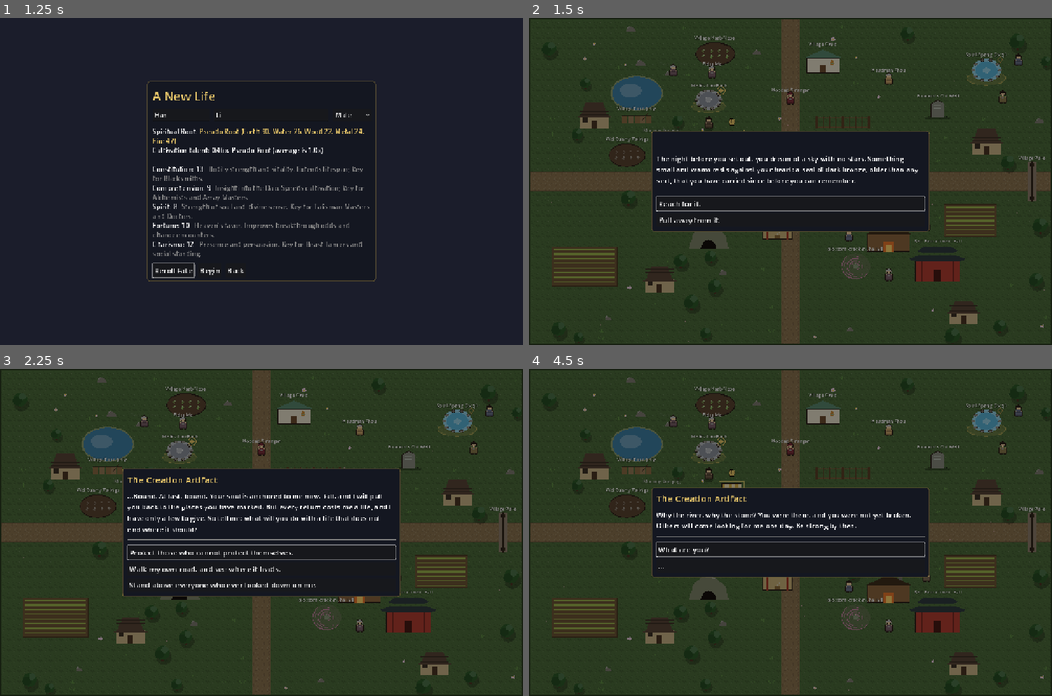
Above: before the commit, frames 1-4 (two rows, left to right).
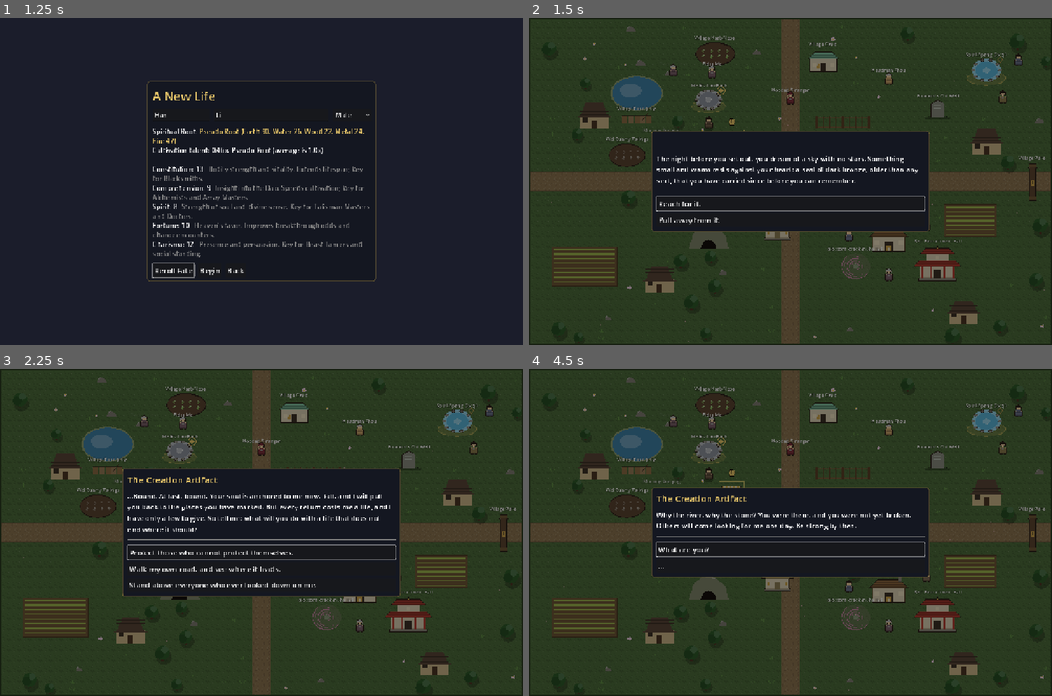
Above: after the commit, the same moments.

Repository: samridghimire/cultivation-game
Game: Godot game, scene res://src/ui/main_menu.tscn
Same seed, same stepped clock (60 frames per second), same inputs: the game is played once before the commit and once after it.
Inputs:
- Up to frame 1 (1.25 s): click "New Game" at 0.5 s
- Up to frame 2 (1.5 s): click "Begin" at 1.25 s
- Up to frame 3 (2.25 s): click "Reach for it." at 2 s
- Up to frame 4 (4.5 s): click "Protect those who cannot prot…" at 2.75 s; click "What are you?" at 3.5 s; click "Why me?" at 4.25 s

Frame 1 is identical in both runs. In frame 2, 1.6% of the frame differs, in the area x 44-98%, y 9-81%; in frame 3, 1.2%; in frame 4, 1.8%, in the area x 36-98%, y 9-81%.

Commit message:
[GFX-021] Pixel buildings until the pack lands
PixelPlace generates 9 village kinds (merchant, workshop, sect_hall, clinic, orphanage, family_home, bounty_board, travel h/v, auction) as outlined pixel art at Sprites.scale(), base-aligned to the place rect; PlaceArt.draw uses it first, vector art stays as fallback.
Viewed qingshi_village, fallen_star_market, azure_peak at 1280x800: buildings read as pixel art at the villagers' pixel size, merchant awnings differ by colour, gates show both orientations, no building covers its label.

Follow-ups: nature places/landmarks are GFX-022.

Co-Authored-By: Claude Sonnet 5.5 <noreply@anthropic.com>
Claude-Session: https://claude.ai/code/session_01L4vu8woAuXY4Ks2dfkUDN1

Diff:
--- /dev/null
+++ b/src/world/pixel_place.gd
@@ -0,0 +1,281 @@
+class_name PixelPlace
+extends RefCounted
+## Generated pixel-art buildings and stalls (GFX-021): village places use these until a sprite pack is mapped
+## in data/sprites.json (GFX-002/003). Each kind is a small canvas of text rows (one char per pixel, drawn at
+## Sprites.scale()), assembled from rectangles and hip roofs, then outlined on its silhouette edge.
+## . transparent, o outline, w wall, W wall shade, r roof (the place colour), R roof shade, h roof highlight,
+## d door / dark opening, t timber, T timber shade, p paper / window, g gold trim, s stone, S stone shade.
+## Rendering only: pure and deterministic, no node access.
+
+const KINDS := ["merchant", "workshop", "sect_hall", "clinic", "orphanage", "family_home", "bounty_board", "travel", "auction"]
+const PALETTE := ".owWrRhdtTpgsS"
+const OUTLINE := Color("2b2118")
+const DOOR := Color("3a2f26")
+const COLORS := {
+	"o": OUTLINE, "w": Color("d9cdb4"), "W": Color("b3a68c"), "d": DOOR, "t": Color("6e5636"), "T": Color("4f3d26"),
+	"p": Color("e8dcc0"), "g": Color("c9a24a"), "s": Color("8a8478"), "S": Color("6a6559"),
+}
+
+static var _cache: Dictionary = {}
+
+
+static func supports(kind: String) -> bool:
+	return KINDS.has(kind)
+
+
+## Pixel size of the template for `kind` (travel flips with the gate's orientation).
+static func template_size(kind: String, horizontal: bool = true) -> Vector2i:
+	var r := rows(kind, horizontal)
+	return Vector2i(r[0].length(), r.size()) if not r.is_empty() else Vector2i.ZERO
+
+
+static func texture(kind: String, size: Vector2, color: Color) -> ImageTexture:
+	var horizontal := size.x >= size.y
+	var key := "%s|%s|%s" % [kind, color.to_html(), horizontal if kind == "travel" else true]
+	if _cache.has(key):
+		return _cache[key]
+	var r := rows(kind, horizontal)
+	var img := Image.create(r[0].length(), r.size(), false, Image.FORMAT_RGBA8)
+	var palette := COLORS.duplicate()
+	palette["r"] = color
+	palette["R"] = color.darkened(0.3)
+	palette["h"] = color.lightened(0.2)
+	for y in r.size():
+		for x in r[y].length():
+			var ch := r[y][x]
+			img.set_pixel(x, y, palette[ch] if palette.has(ch) else Color(0, 0, 0, 0))
+	var tex := ImageTexture.create_from_image(img)
+	_cache[key] = tex
+	return tex
+
+
+## Template rows for `kind` (empty for unsupported kinds); each row has the same length.
+static func rows(kind: String, horizontal: bool = true) -> Array[String]:
+	var c: Array
+	match kind:
+		"merchant":
+			c = _merchant()
+		"workshop":
+			c = _workshop()
+		"sect_hall":
+			c = _sect_hall()
+		"clinic":
+			c = _clinic()
+		"orphanage":
+			c = _orphanage()
+		"family_home":
+			c = _family_home()
+		"bounty_board":
+			c = _bounty_board()
+		"auction":
+			c = _auction()
+		"travel":
+			c = _gate_h() if horizontal else _gate_v()
+		_:
+			return []
+	_outline(c)
+	var out: Array[String] = []
+	for row: Array in c:
+		out.append("".join(row))
+	return out
+
+
+static func _canvas(w: int, h: int) -> Array:
+	var c: Array = []
+	for y in h:
+		var row: Array = []
+		row.resize(w)
+		row.fill(".")
+		c.append(row)
+	return c
+
+
+static func _rect(c: Array, x: int, y: int, w: int, h: int, ch: String) -> void:
+	for yy in range(maxi(y, 0), mini(y + h, c.size())):
+		for xx in range(maxi(x, 0), mini(x + w, c[yy].size())):
+			c[yy][xx] = ch
+
+
+## A filled box with the bottom row and right column in the shade char (light from the top-left).
+static func _box(c: Array, x: int, y: int, w: int, h: int, main: String, shade: String) -> void:
+	_rect(c, x, y, w, h, main)
+	_rect(c, x, y + h - 1, w, 1, shade)
+	_rect(c, x + w - 1, y, 1, h, shade)
+
+
+## A hip roof: row i is inset (h-1-i) pixels, highlight on top/left, shade at the bottom/right, a tile line every 3rd row.
+static func _roof(c: Array, x: int, y: int, w: int, h: int) -> void:
+	for i in h:
+		var inset := h - 1 - i
+		var rw := w - 2 * inset
+		var rx := x + inset
+		_rect(c, rx, y + i, rw, 1, "h" if i == 0 else ("R" if i % 3 == 2 else "r"))
+		if i > 0:
+			_rect(c, rx, y + i, 1, 1, "h")
+			_rect(c, rx + rw - 1, y + i, 1, 1, "R")
+	_rect(c, x, y + h - 1, w, 1, "R")
+
+
+static func _outline(c: Array) -> void:
+	var edge: Array[Vector2i] = []
+	var h := c.size()
+	var w: int = c[0].size()
+	for y in h:
+		for x in w:
+			if c[y][x] == ".":
+				continue
+			for d: Vector2i in [Vector2i(1, 0), Vector2i(-1, 0), Vector2i(0, 1), Vector2i(0, -1)]:
+				var nx := x + d.x
+				var ny := y + d.y
+				if nx < 0 or ny < 0 or nx >= w or ny >= h or c[ny][nx] == ".":
+					edge.append(Vector2i(x, y))
+					break
+	for p in edge:
+		c[p.y][p.x] = "o"
+
+
+static func _merchant() -> Array:
+	var c := _canvas(30, 28)
+	_rect(c, 2, 8, 2, 20, "t")
+	_rect(c, 26, 8, 2, 20, "t")
+	_rect(c, 4, 10, 22, 9, "d")
+	_rect(c, 6, 15, 3, 3, "h")
+	_rect(c, 12, 14, 3, 4, "g")
+	_rect(c, 18, 15, 3, 3, "h")
+	_rect(c, 23, 16, 2, 2, "p")
+	_box(c, 3, 19, 24, 9, "t", "T")
+	for x in 30:
+		var red := (x / 3) % 2 == 0
+		_rect(c, x, 1, 1, 8, "r" if red else "p")
+		if red:
+			_rect(c, x, 1, 1, 1, "h")
+			_rect(c, x, 8, 1, 1, "R")
+	return c
+
+
+static func _workshop() -> Array:
+	var c := _canvas(64, 44)
+	_box(c, 6, 20, 52, 24, "w", "W")
+	_rect(c, 6, 20, 2, 24, "t")
+	_rect(c, 56, 20, 2, 24, "T")
+	_rect(c, 10, 27, 8, 6, "p")
+	_rect(c, 46, 27, 8, 6, "p")
+	_rect(c, 26, 29, 12, 15, "d")
+	_rect(c, 28, 35, 8, 9, "g")
+	_rect(c, 30, 38, 4, 6, "p")
+	_roof(c, 2, 8, 60, 14)
+	_box(c, 46, 0, 6, 12, "s", "S")
+	return c
+
+
+static func _sect_hall() -> Array:
+	var c := _canvas(78, 54)
+	_box(c, 10, 49, 58, 5, "s", "S")
+	_box(c, 12, 30, 54, 19, "w", "W")
+	for px in [14, 28, 48, 62]:
+		_rect(c, px, 30, 3, 19, "r")
+	_rect(c, 34, 36, 10, 13, "d")
+	_roof(c, 2, 22, 74, 10)
+	_box(c, 22, 13, 34, 10, "w", "W")
+	_rect(c, 36, 16, 6, 5, "p")
+	_roof(c, 12, 3, 54, 10)
+	_rect(c, 26, 3, 26, 1, "g")
+	_rect(c, 38, 0, 2, 4, "g")
+	return c
+
+
+static func _clinic() -> Array:
+	var c := _canvas(50, 36)
+	_box(c, 4, 14, 42, 22, "w", "W")
+	_rect(c, 8, 21, 7, 7, "p")
+	_rect(c, 35, 21, 7, 7, "p")
+	_rect(c, 21, 22, 8, 14, "d")
+	_rect(c, 17, 20, 1, 3, "t")
+	_rect(c, 16, 23, 3, 3, "g")
+	_rect(c, 15, 26, 5, 4, "g")
+	_roof(c, 1, 4, 48, 11)
+	return c
+
+
+static func _orphanage() -> Array:
+	var c := _canvas(54, 38)
+	_box(c, 6, 34, 42, 4, "s", "S")
+	_box(c, 8, 18, 38, 17, "w", "W")
+	_rect(c, 23, 23, 8, 12, "R")
+	_rect(c, 29, 29, 1, 1, "g")
+	_rect(c, 11, 24, 3, 5, "g")
+	_rect(c, 40, 24, 3, 5, "g")
+	_roof(c, 1, 4, 52, 15)
+	_rect(c, 20, 3, 14, 2, "g")
+	return c
+
+
+static func _family_home() -> Array:
+	var c := _canvas(40, 30)
+	_box(c, 4, 13, 32, 17, "w", "W")
+	_rect(c, 7, 18, 6, 5, "g")
+	_rect(c, 27, 18, 6, 5, "g")
+	_rect(c, 17, 19, 7, 11, "d")
+	_roof(c, 1, 3, 38, 11)
+	_box(c, 28, 0, 4, 7, "s", "S")
+	return c
+
+
+static func _bounty_board() -> Array:
+	var c := _canvas(34, 28)
+	_rect(c, 3, 6, 3, 22, "t")
+	_rect(c, 28, 6, 3, 22, "T")
+	_box(c, 1, 3, 32, 17, "t", "T")
+	_rect(c, 3, 5, 28, 13, "w")
+	for n: Array in [[5, 7, 6, 7], [14, 6, 6, 8], [23, 8, 6, 6]]:
+		_rect(c, n[0], n[1], n[2], n[3], "p")
+		_rect(c, n[0] + 1, n[1] + 2, n[2] - 2, 1, "d")
+	return c
+
+
+static func _auction() -> Array:
+	var c := _canvas(68, 48)
+	_box(c, 6, 44, 56, 4, "s", "S")
+	_box(c, 8, 22, 52, 23, "w", "W")
+	_rect(c, 8, 22, 2, 23, "t")
+	_rect(c, 58, 22, 2, 23, "T")
+	_rect(c, 12, 28, 7, 7, "p")
+	_rect(c, 49, 28, 7, 7, "p")
+	_rect(c, 27, 34, 14, 11, "d")
+	_roof(c, 1, 8, 66, 15)
+	_rect(c, 20, 8, 28, 1, "g")
+	_rect(c, 30, 20, 8, 13, "R")
+	_rect(c, 30, 20, 8, 2, "g")
+	_rect(c, 33, 26, 2, 4, "g")
+	_rect(c, 33, 0, 1, 8, "t")
+	_rect(c, 34, 0, 5, 3, "R")
+	return c
+
+
+static func _gate_h() -> Array:
+	var c := _canvas(58, 18)
+	_box(c, 2, 4, 5, 14, "t", "T")
+	_box(c, 51, 4, 5, 14, "t", "T")
+	_rect(c, 1, 16, 7, 2, "s")
+	_rect(c, 50, 16, 7, 2, "s")
+	_box(c, 7, 5, 44, 3, "t", "T")
+	_rect(c, 0, 0, 58, 4, "r")
+	_rect(c, 0, 0, 58, 1, "h")
+	_rect(c, 0, 3, 58, 1, "R")
+	_rect(c, 24, 8, 10, 5, "g")
+	_rect(c, 27, 10, 4, 1, "d")
+	return c
+
+
+## The same gate seen side-on: end posts at the top and bottom, the roof beam running between them.
+static func _gate_v() -> Array:
+	var c := _canvas(18, 58)
+	_box(c, 3, 0, 12, 7, "t", "T")
+	_box(c, 3, 51, 12, 7, "t", "T")
+	_rect(c, 2, 7, 14, 1, "S")
+	_rect(c, 4, 7, 10, 44, "r")
+	_rect(c, 4, 7, 1, 44, "h")
+	_rect(c, 13, 7, 1, 44, "R")
+	_rect(c, 6, 25, 6, 10, "g")
+	_rect(c, 8, 28, 2, 4, "d")
+	return c
--- a/src/world/place_art.gd
+++ b/src/world/place_art.gd
@@ -17,6 +17,13 @@
 
 static func draw(ci: CanvasItem, kind: String, size: Vector2, color: Color, active: bool = false) -> void:
 	var h := size / 2.0
+	# GFX-021: PixelPlace kinds are drawn as pixel art, base on the place rect's lower edge (the vector
+	# functions below for those kinds are unused while PixelPlace supports them).
+	if PixelPlace.supports(kind):
+		var tex := PixelPlace.texture(kind, size, color)
+		var px := Vector2(tex.get_size()) * float(Sprites.scale())
+		ci.draw_texture_rect(tex, Rect2(Vector2(-px.x / 2.0, h.y - px.y), px), false)
+		return
 	match kind:
 		"meditation":
 			_meditation(ci, h, color)
--- /dev/null
+++ b/tests/unit/test_pixel_place.gd
@@ -0,0 +1,67 @@
+extends TestCase
+## GFX-021: generated pixel buildings.
+
+const MAP := {"merchant": "merchant", "workshop": "workshop", "sect_hall": "sect_hall", "clinic": "clinic",
+	"orphanage": "orphanage", "bounty_board": "bounty_board", "travel": "travel", "auction": "auction"}
+
+
+func _variants(kind: String) -> Array:
+	return [true, false] if kind == "travel" else [true]
+
+
+func test_templates_are_well_formed() -> void:
+	for kind in PixelPlace.KINDS:
+		for horizontal in _variants(kind):
+			var r := PixelPlace.rows(kind, horizontal)
+			assert_true(r.size() > 8, kind + " has rows")
+			for row in r:
+				assert_eq(row.length(), r[0].length(), "%s row width" % kind)
+				for ch in row:
+					assert_true(PixelPlace.PALETTE.contains(ch), "%s unknown char %s" % [kind, ch])
+
+
+func test_supports() -> void:
+	for kind in PixelPlace.KINDS:
+		assert_true(PixelPlace.supports(kind), kind)
+	assert_eq(PixelPlace.KINDS.size(), 9)
+	assert_false(PixelPlace.supports("meditation"))
+	assert_false(PixelPlace.supports("deed_giver"))
+
+
+func test_art_fits_every_place() -> void:
+	var scale := float(Sprites.scale())
+	for region: Dictionary in data().regions.values():
+		for place: Dictionary in region.get("places", []):
+			var kind: String = place["type"]
+			if not PixelPlace.supports(kind):
+				continue
+			var size := Vector2(place["size"][0], place["size"][1])
+			var tex := PixelPlace.texture(kind, size, Color("aa4433"))
+			var px := Vector2(tex.get_size()) * scale
+			assert_true(px.x <= size.x + 8.0 and px.y <= size.y + 8.0, "%s %s: %s vs %s" % [region.get("id", "?"), kind, px, size])
+	for t: Vector2 in [Vector2(90, 64)]:
+		var tex := PixelPlace.texture("family_home", t, Color.WHITE)
+		assert_true(Vector2(tex.get_size()) * scale <= t + Vector2(8, 8), "family home fits")
+
+
+func test_cache_and_colour() -> void:
+	var a := PixelPlace.texture("merchant", Vector2(60, 60), Color("aa3322"))
+	assert_true(a == PixelPlace.texture("merchant", Vector2(60, 60), Color("aa3322")), "cached")
+	var b := PixelPlace.texture("merchant", Vector2(60, 60), Color("2233aa"))
+	assert_true(a.get_image().get_data() != b.get_image().get_data(), "colour changes pixels")
+	var h := PixelPlace.texture("travel", Vector2(120, 40), Color.RED)
+	var v := PixelPlace.texture("travel", Vector2(40, 120), Color.RED)
+	assert_true(h.get_width() > h.get_height() and v.get_height() > v.get_width(), "gate orientations")
+
+
+func test_outline_first_pixel() -> void:
+	for kind in PixelPlace.KINDS:
+		for horizontal in _variants(kind):
+			var size := Vector2(120, 40) if horizontal else Vector2(40, 120)
+			var img := PixelPlace.texture(kind, size, Color("aa4433")).get_image()
+			var found := false
+			for y in img.get_height():
+				for x in img.get_width():
+					if not found and img.get_pixel(x, y).a > 0.0:
+						found = true
+						assert_eq(img.get_pixel(x, y), PixelPlace.OUTLINE, kind + " outline")
Not shown, added: src/world/pixel_place.gd.uid
Not shown, added: tests/unit/test_pixel_place.gd.uid
